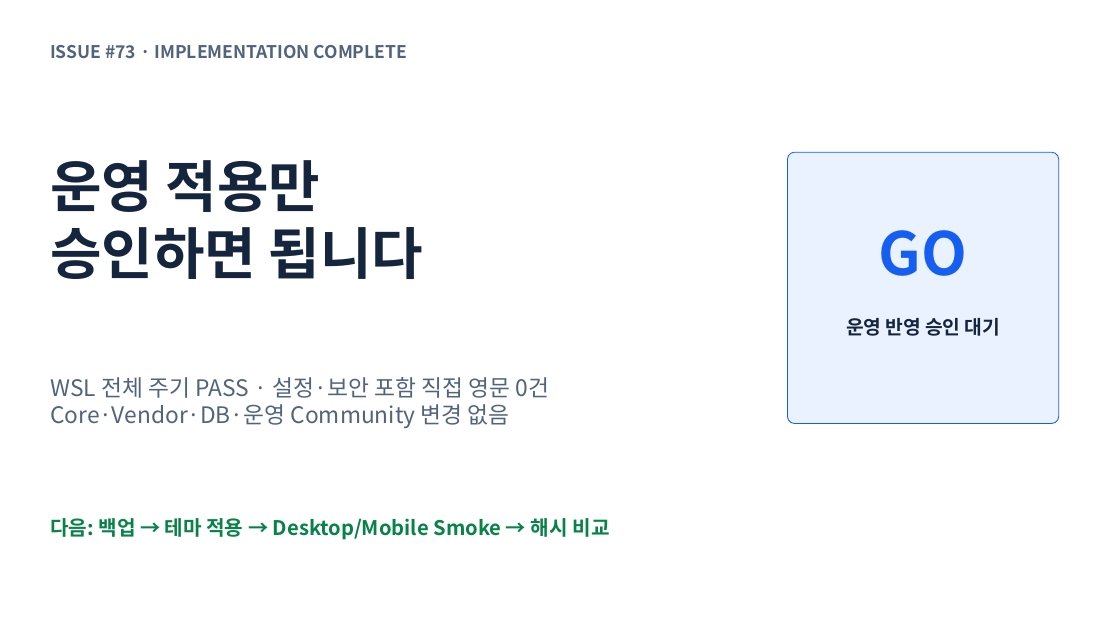
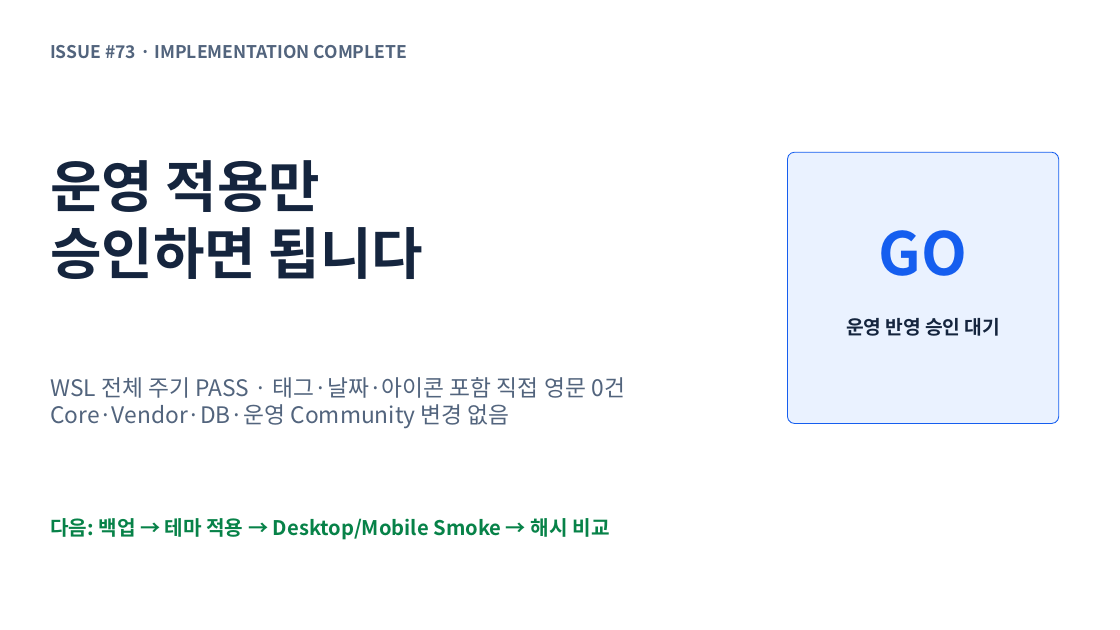
Before and after one commit to ablecloud-team/ablestack-techflow, a slide deck: slide 10 of output/presentation/techflow-community-ui-modernization.pptx (slide 9 before the commit). Drawn at 1120x630 pixels with LibreOffice and Linux fonts; fonts in the diff are those of the drawing. Boxes give left, top, right and bottom in pixels: in the first picture for what was removed or moved away, otherwise in the second. Text is boxed around its words. In the diff, an @@ line names an element or a change of style, - is before the commit and + after.

Commit message:
태그 정보 구조와 날짜 표시 안정화

```diff
--- a/output/presentation/techflow-community-ui-modernization.pptx
+++ b/output/presentation/techflow-community-ui-modernization.pptx
@@ text at [50,377,625,398]: text changed @@
-WSL 전체 주기 PASS · 설정·보안 포함 직접 영문 0건
+WSL 전체 주기 PASS · 태그·날짜·아이콘 포함 직접 영문 0건
```
Also in this commit, not shown: 2 other slides changed, 1 slide added, 15 other files.
